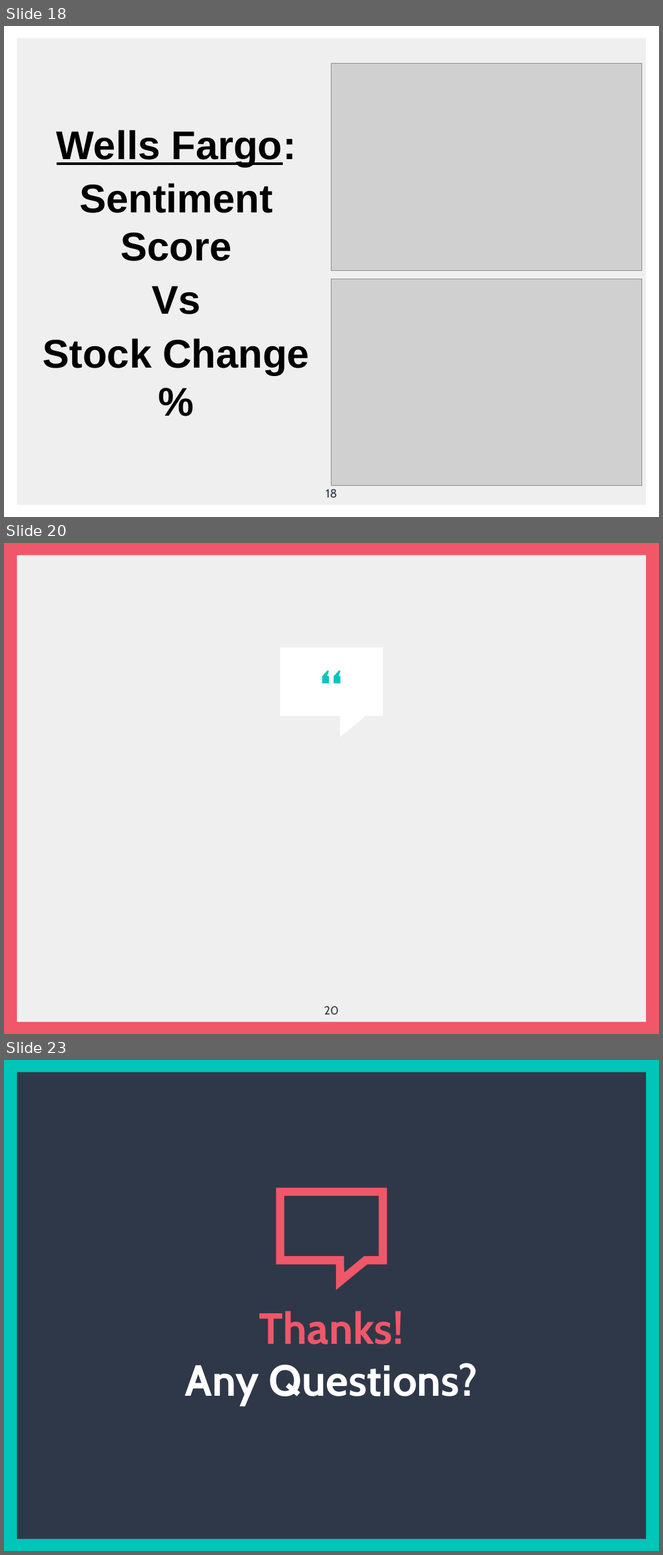
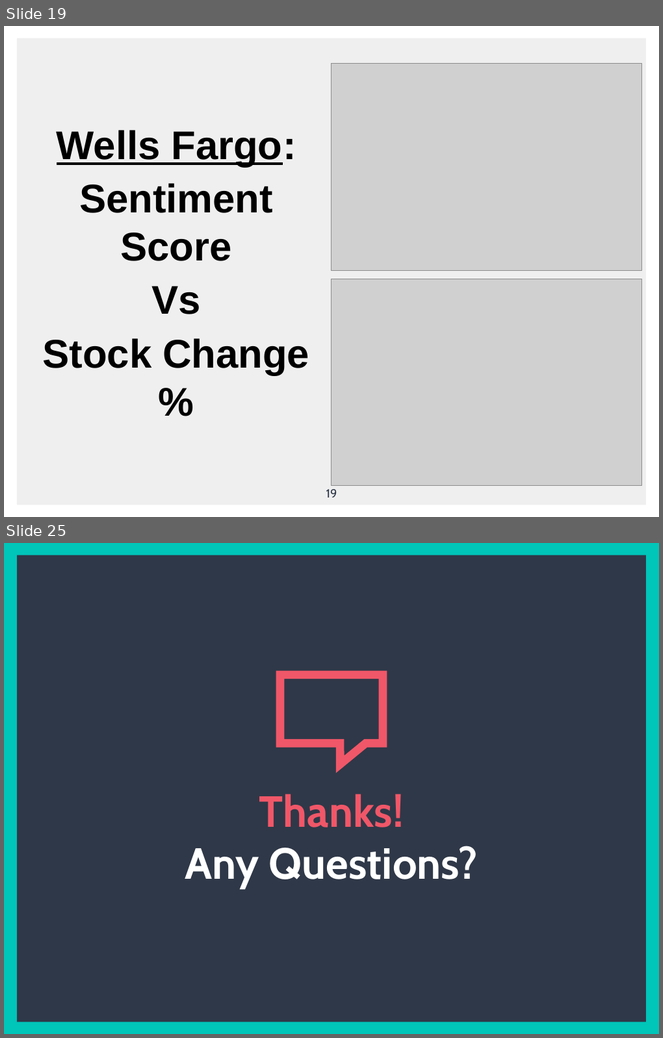
Before and after one commit to jsialcalde/news_project, a slide deck: News Project Presentation.pptx. Shown one above the other, each under a label of ours: slides 18, 20 and 23 before the commit, slides 19 and 25 after it; the slides between them are not shown. The pictures are 663x1555 and 663x1038 pixels, drawn with LibreOffice and Linux fonts; fonts in the diff are those of the drawing; grey boxes stand for pictures. Boxes give left, top, right and bottom in pixels: in the first picture for what was removed or moved away, otherwise in the second. Text is boxed around its words. In the diff, an @@ line names an element or a change of style, - is before the commit and + after.

```diff
--- a/News Project Presentation.pptx
+++ b/News Project Presentation.pptx
@@ slide 20 removed at bbox=[4, 543, 659, 1034], background #F05768; not listed: 1 template element that a slide beside it also shows @@
@@ text removed at bbox=[261, 650, 402, 713] @@
-“
@@ speech box removed at bbox=[280, 648, 384, 717] @@
@@ page number removed at bbox=[324, 1006, 339, 1015] @@
-20
@@ what was slide 18 is now slide 19 @@
@@ page number at bbox=[326, 489, 337, 498]: text changed @@
-18
+19
@@ what was slide 23 is now slide 25 @@
```
Also in this commit, not shown: 2 slides changed, 7 slides added, 4 other slides removed.
